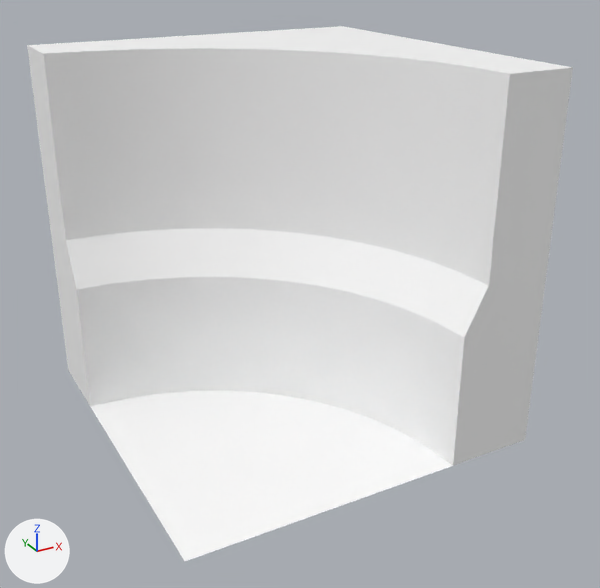
A saved change to the FBX model Assets/Art/Environment/Containing/Models/Env_Ctn_Wall_Large_Corner_Outside_CW.fbx.
Camera for both pictures: a camera (50 mm lens) standing at (-2.96, -2.8, 2.58) and looking at (-0.95, 0.85, 0.75). The axes (+X, +Y, +Z) are drawn at lower left. The lights are the same throughout. Where no turn or scale is listed for an object, it has been applied to the vertices.

Before the edit, the objects in view are built like this:
```python
me_mesh = bpy.data.meshes.new('Mesh')
me_mesh.from_pydata(...)  # 52 vertices, 50 faces; spans x -2.0..0.0, y 0.0..2.0, z 1.0..2.0
me_mesh.materials.append(mat_lambert3)  # its picture is missing
me_mesh_001 = bpy.data.meshes.new('Mesh.001')
me_mesh_001.from_pydata(...)  # 91 vertices, 90 faces; spans x -2.0..0.0, y 0.0..2.0, z 0.0..1.0
me_mesh_001.materials.append(mat_lambert3)  # its picture is missing
me_mesh_003 = bpy.data.meshes.new('Mesh.003')
me_mesh_003.from_pydata(...)  # 48 vertices, 48 faces; spans x -2.0..0.0, y 0.0..2.0, z 1.0..2.0
me_mesh_003.materials.append(mat_lambert3)  # its picture is missing
me_mesh_004 = bpy.data.meshes.new('Mesh.004')
me_mesh_004.from_pydata(...)  # 27 vertices, 24 faces; spans x -2.0..-0.5, y 0.0..1.5, z 0.0
me_mesh_004.materials.append(mat_lambert3)  # its picture is missing
ob_floor_edge_large_corner_outside = bpy.data.objects.new('Floor_Edge_Large_Corner_Outside', me_mesh_004)
ob_floor_edge_large_corner_outside.location = (0.0, 0.0, 0.0)
ob_wall_large_corner_outside = bpy.data.objects.new('Wall_Large_Corner_Outside', me_mesh_001)
ob_wall_large_corner_outside.location = (0.0, 0.0, 0.0)
ob_wall_large_corner_outside_top = bpy.data.objects.new('Wall_Large_Corner_Outside_Top', me_mesh)
ob_wall_large_corner_outside_top.location = (0.0, 0.0, 0.0)
ob_wall_large_corner_outside_top_fill = bpy.data.objects.new('Wall_Large_Corner_Outside_Top_Fill', me_mesh_003)
ob_wall_large_corner_outside_top_fill.location = (0.0, 0.0, 0.0)
```
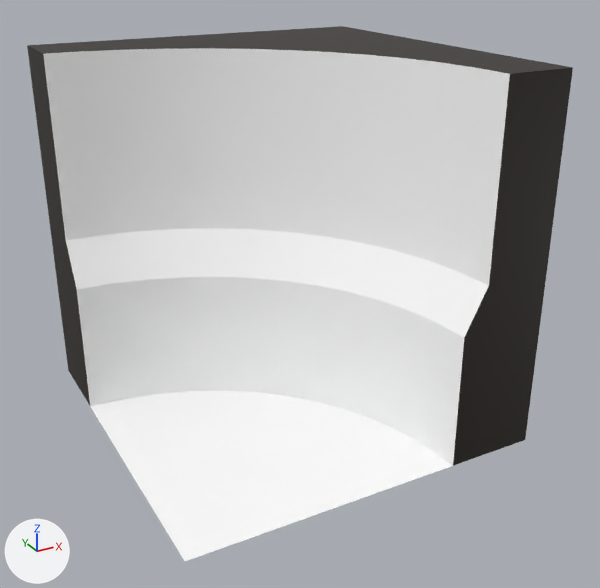
Location of each change, (x1, y1, x2, y2) in pixels of the pictures (600 x 588 px):
```json
{"part": 1, "of": "me_mesh_001", "change": "recoloured", "before": [49, 221, 547, 466], "after": [49, 221, 547, 466], "on screen": "grey to black"}
{"part": 2, "of": "me_mesh", "change": "recoloured", "before": [27, 40, 573, 74], "after": [27, 40, 573, 74], "on screen": "white to grey"}
{"part": 3, "of": "me_mesh", "change": "recoloured", "before": [27, 46, 66, 240], "after": [27, 46, 66, 240], "on screen": "grey to black"}
{"part": 4, "of": "me_mesh", "change": "recoloured", "before": [489, 68, 573, 285], "after": [489, 68, 573, 285], "on screen": "grey to black"}
{"part": 5, "of": "me_mesh_003", "change": "recoloured", "before": [40, 26, 562, 66], "after": [40, 26, 562, 66], "on screen": "white to grey"}
```

The change, as JSON lines over the scene's bpy script:
```json
{"op": "add", "block": "mat_wall_cut", "code": ["mat_wall_cut = principled_material('Wall_Cut')", "mat_wall_cut.base_color = (0.017, 0.0109, 0.00566)  # black #231b11"]}
{"block": "me_mesh_003", "where": "me_mesh_003.from_pydata(...)  # 48 vertices, 48 faces; spans x -2.0..0.0, y 0.0..2.0, z 1.0..2.0"}
{"block": "me_mesh_003", "where": "# used by ob_wall_large_corner_outside_top_fill; location = (0.0, 0.0, 0.0)"}
{"block": "me_mesh_003", "change": "me_mesh_003 part 5: all 12 faces centred in x -1.86..-0.01, y 0.17..1.99, z 2.0 switch from mat_lambert3 (its picture is missing) to mat_wall_cut (black #231b11)"}
{"block": "me_mesh_001", "where": "me_mesh_001.from_pydata(...)  # 91 vertices, 90 faces; spans x -2.0..0.0, y 0.0..2.0, z 0.0..1.0"}
{"block": "me_mesh_001", "where": "# used by ob_wall_large_corner_outside; location = (0.0, 0.0, 0.0)"}
{"block": "me_mesh_001", "change": "me_mesh_001 part 1: 30 of the faces centred in x -2.0..-0.13, y 0.0..1.87, z 0.0..1.0 switch from mat_lambert3 (its picture is missing) to mat_wall_cut (black #231b11)"}
{"block": "me_mesh", "where": "me_mesh.from_pydata(...)  # 52 vertices, 50 faces; spans x -2.0..0.0, y 0.0..2.0, z 1.0..2.0"}
{"block": "me_mesh", "where": "# used by ob_wall_large_corner_outside_top; location = (0.0, 0.0, 0.0)"}
{"block": "me_mesh", "change": "me_mesh part 2: all 12 faces centred in x -1.88..-0.2, y 0.12..1.8, z 2.0 switch from mat_lambert3 (its picture is missing) to mat_wall_cut (black #231b11)"}
{"block": "me_mesh", "change": "me_mesh part 3: the 1 face centred in x -2.0, y 1.81, z 1.5 switches from mat_lambert3 (its picture is missing) to mat_wall_cut (black #231b11)"}
{"block": "me_mesh", "change": "me_mesh part 4: the 1 face centred in x -0.19, y 0.0, z 1.5 switches from mat_lambert3 (its picture is missing) to mat_wall_cut (black #231b11)"}
```
